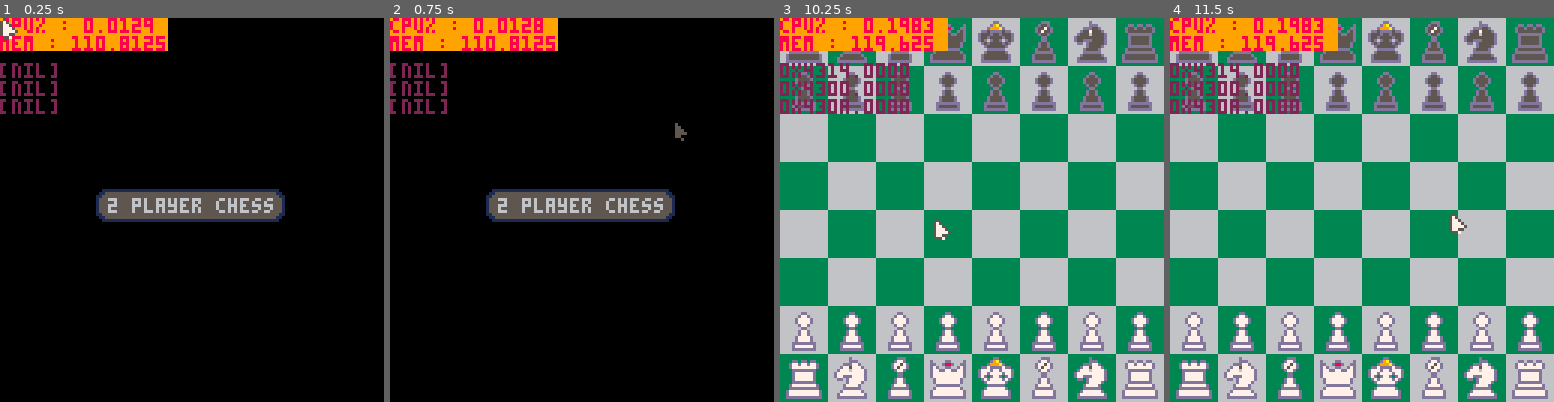
Above: before the commit, frames 1-4 (left to right).
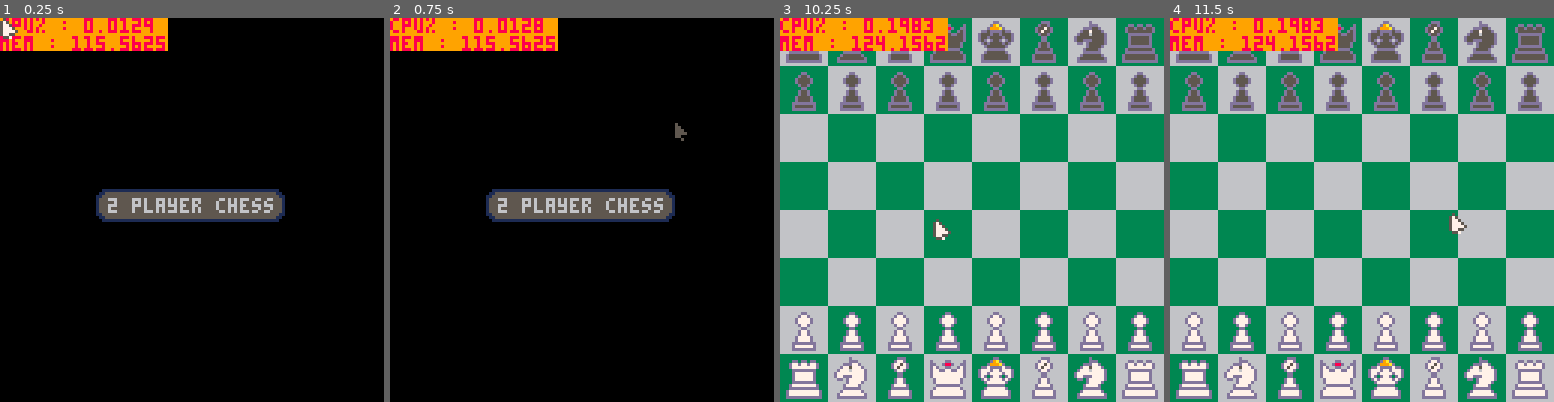
Above: after the commit, the same moments.

Repository: MounifAlzougbi/GameRepo
Game: PICO-8 cartridge current/chess.p8
The game is run twice, just before and just after one commit, with the same random seed, the same clock (stepped at 60 frames per second) and the same inputs.
Inputs (mouse positions are in pixels of both pictures, inside the frame that each line leads up to):
- Up to frame 1 (0.25 s): no input
- Up to frame 2 (0.75 s): click (670, 121) at 0.67 s
- Up to frame 3 (10.25 s): click (826, 267) at 1.22 s; click (887, 114) at 1.77 s; click (952, 259) at 2.32 s; click (1014, 106) at 2.87 s; click (1075, 256) at 3.42 s; click (841, 102) at 3.97 s; click (902, 248) at 4.52 s; click (964, 94) at 5.07 s; click (1029, 244) at 5.62 s; click (1091, 90) at 6.17 s; click (856, 236) at 6.72 s; click (918, 83) at 7.27 s; click (979, 229) at 7.82 s; click (1044, 79) at 8.37 s; click (1106, 225) at 8.92 s; click (868, 71) at 9.47 s; click (933, 217) at 10.02 s
- Up to frame 4 (11.5 s): click (1385, 64) at 10.57 s; click (1450, 213) at 11.12 s

The runs differ from the first frame. In frame 1, 0.8% of the frame differs, in the area x 0-37%, y 4-25%; in frame 2, 0.8%; in frame 3, 2.2%, in the area x 0-43%, y 4-25%; in frame 4, 2.2%.

Commit message:
bot 'helper' funcs

Diff:
--- a/current/chess.p8
+++ b/current/chess.p8
@@ -5,9 +5,9 @@
 #include mouse&sys.lua
 #include chess_logic.lua
 #include transpositionTable.lua
+#include chessBotTools.lua
 
 -- game loop
-
 
 debug={
 	inits=true,
@@ -60,21 +60,21 @@
 		})
 
 
-		t1=insert_collision(s.tbl[1])
-		t2=insert_collision(s.tbl[2])
-		t3=insert_collision(s.tbl[3])
-
-		delete(s.tbl[2].z_hash)
-
-		-- t1=insert(s.tbl[1])
-		-- t2=insert(s.tbl[2])
-		-- t3=insert(s.tbl[3])
-
-
-
-		tr1=read(s.tbl[1].z_hash)
-		tr2=read(s.tbl[2].z_hash)
-		tr3=read(s.tbl[3].z_hash)
+		-- t1=insert_collision(s.tbl[1])
+		-- t2=insert_collision(s.tbl[2])
+		-- t3=insert_collision(s.tbl[3])
+
+		-- delete(s.tbl[2].z_hash)
+
+		-- -- t1=insert(s.tbl[1])
+		-- -- t2=insert(s.tbl[2])
+		-- -- t3=insert(s.tbl[3])
+
+
+
+		-- tr1=read(s.tbl[1].z_hash)
+		-- tr2=read(s.tbl[2].z_hash)
+		-- tr3=read(s.tbl[3].z_hash)
 
 		s.inits=false
 		end
@@ -86,9 +86,9 @@
 			print('cpu% : '..stat(1),0,0,8)
 			print('mem : '..stat(0),0,6,8)
 		end
-		print(tostr(t1,true),0,15,2)
-		print(tostr(t2,true),0,21,2)
-		print(tostr(t3,true),0,27,2)
+		-- print(tostr(t1,true),0,15,2)
+		-- print(tostr(t2,true),0,21,2)
+		-- print(tostr(t3,true),0,27,2)
 
 		-- print(tostr(addr,true),0,33,2)
 	end
--- /dev/null
+++ b/current/chessBotTools.lua
@@ -0,0 +1,72 @@
+
+
+possibleMoves={
+
+}
+
+function posToInt(x,y)
+	if x>8 or y>8 or y<0
+	or x<0 then return false end
+	return x+y*8
+end
+
+-- 'steps' possible peice moves by delta x,y - rets tbl of {from,to}
+function peiceStep(x,y,dx,dy,i,tbl)
+	local sx=x+dx
+	local sy=y+dy
+	local val=bb:what_i(sx,sy)
+
+	if val!=nil then i=8 end
+
+
+	if val==nil and sx>-1 and sx<8
+	and sy>-1 and sy<9 and i<8 then
+		add(tbl,{posToInt(x,y),posToInt(sx,sy)})
+		p_step(sx,sy,dx,dy,i+1,tbl)
+	end
+end
+
+-- returns possible moves for eatch peice in color, rets moves as {from,to}
+function botPossibleMoves(color)
+	local moves={}
+
+	for i=1,#p do
+
+		if p[i].rank=='pawn'
+		and p[i].c==color then
+--	pawn 2 start jump
+			if p[i].init then
+				local y2=bb:what_i(p[i].x,p[i].y+(2*p[i].c))
+				if y2==nil then
+					add(moves,{posToInt(p[i].x,p[i].y),posToInt(p[i].x,p[i].y+(2*p[i].c))})
+				end
+			end
+--	pawn one forward
+			local y1=bb:what_i(p[i].x,p[i].y+p[i].c)
+
+			if y1==nil then
+				add(moves,{posToInt(p[i].x,p[i].y),posToInt(p[i].x,p[i].y+p[i].c)})
+			end
+
+		elseif p[i].rank=='knite'
+		and p[i].c==color then
+
+		elseif p[i].rank=='rook'
+		and p[i].c==color then
+			peiceStep(p[i].x,p[i].y,1,0,0,moves)
+			peiceStep(p[i].x,p[i].y,-1,0,0,moves)
+			peiceStep(p[i].x,p[i].y,0,1,0,moves)
+			peiceStep(p[i].x,p[i].y,0,-1,0,moves)
+		elseif p[i].rank=='bish'
+		and p[i].c==color then
+
+		elseif p[i].rank=='queen'
+		and p[i].c==color then
+
+		elseif p[i].rank=='king'
+		and p[i].c==color then
+
+		end
+	end
+	return moves
+end
--- a/current/chess_logic.lua
+++ b/current/chess_logic.lua
@@ -12,9 +12,9 @@
 	local sy=y+dy
 	local val=peekbb(sx,sy)
 	if val!=1 and sx>-1 and sx<8
-	and sy>-1 and sy<9 and i<8 then
+	and sy>-1 and sy<9 and i<14 then
 		pokebb(sx,sy,3)
-		if val==2 then i=8
+		if val==2 then i=14
 		else
 			p_step(sx,sy,dx,dy,i+1)
 		end
@@ -299,7 +299,8 @@
 			for i=1,#p do
 				if p[i].x==x
 				and p[i].y==y then
-				return	i end end
+				return i end end
+			return nil
 		end,
 
 -- returns state of x,y
@@ -411,6 +412,7 @@
 	add_p('rook',7,ryl_y,clr,p_draw[c].rook)
 
 end
+
 p_pos=false
 
 -- @update board
--- a/current/transpositionTable.lua
+++ b/current/transpositionTable.lua
@@ -176,14 +176,12 @@
 		return true
 	end
 
-	local last=addr
 	local count=0
 	while peek4(addr)!=key
 	and addr<0x5600
 	and addr!=0
 	and count<200 do
 		count+=1
-		last=addr
 		addr=peek2(addr+8)
 	end
 
Not shown, added: current/chessBotTools
